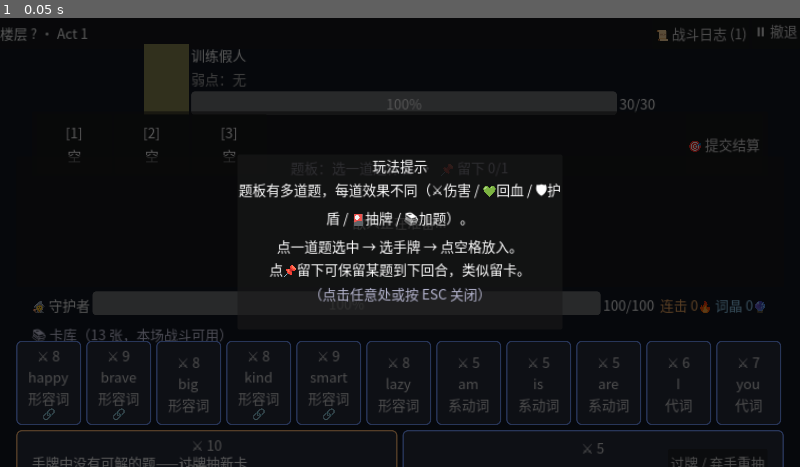
Above: before the commit, frame 1.
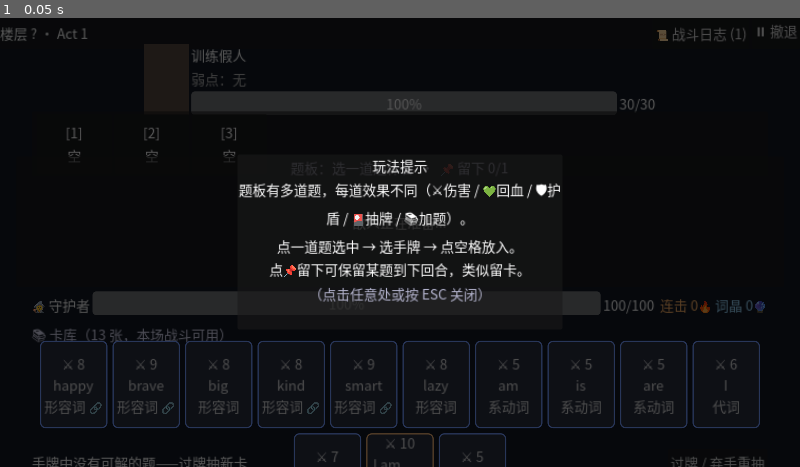
Above: after the commit, the same moment.

Repository: b31o8321/e-game
Game: Godot game, scene res://src/battle/battle_scene.tscn
Two runs of this game, one before a commit and one after it. Both use one fixed random seed, a clock stepped at 60 frames per second and the inputs below. This scene is started directly instead of the project's main scene.
Inputs:
- Up to frame 1 (0.05 s): no input

The runs differ from the first frame. In frame 1, 4.6% of the frame differs, in the area x 2-98%, y 26-100%.

Commit message:
feat(battle): immediate cast + particle flight + enemy awakening + card stacking
Phase A of UX overhaul addressing "做题→出牌不连贯":
- Card drop now triggers IMMEDIATE resolution (no batch submit step)
- English word lifts off the slot as glowing rune, flies to enemy (0.45s tween)
- Enemy portrait modulates from corrupted (dim purple) to white on hit, then back
- HandRow uses negative h_separation (-64) so cards overlap like Hearthstone
- Cards lift +14px / scale 1.06 / z_index 100 on hover, revealing covered content
- Submit button hidden (cards resolve on placement)

Closes user feedback: 做题和出牌结合 + 卡牌堆叠像真手牌 + 怪物因失去知识而"修复"的视觉叙事

Diff:
--- a/src/battle/battle_scene.gd
+++ b/src/battle/battle_scene.gd
@@ -230,6 +230,8 @@
 	_render_ap_row()
 	if _submit_button != null:
 		_submit_button.pressed.connect(_on_submit_pressed)
+		# 单卡即施法模式下，提交按钮隐藏：每次放卡就立刻结算
+		_submit_button.visible = false
 	if _filter_toggle_btn != null:
 		_filter_toggle_btn.pressed.connect(_on_filter_toggle_pressed)
 	_update_filter_toggle_ui()
@@ -452,6 +454,8 @@
 		var h: int = seed_str.hash() if seed_str != "" else 0
 		var hue: float = float(abs(h) % 360) / 360.0
 		_enemy_portrait.color = Color.from_hsv(hue, 0.4, 0.55)
+		# "侵蚀态" 默认调暗：唯有玩家答对才能短暂"觉醒"
+		_enemy_portrait.modulate = _ENEMY_PORTRAIT_CORRUPTED
 	# Try real portrait image when EnemyData.sprite_path is provided.
 	if _enemy_portrait_image != null:
 		_enemy_portrait_image.visible = false
@@ -462,6 +466,7 @@
 			if ptex != null:
 				_enemy_portrait_image.texture = ptex
 				_enemy_portrait_image.visible = true
+				_enemy_portrait_image.modulate = _ENEMY_PORTRAIT_CORRUPTED
 	if _weakness_label != null:
 		if enemy.weak_axes.is_empty():
 			_weakness_label.text = "弱点：无"
@@ -890,14 +895,80 @@
 		_set_status_hint("这题已失败 — 选其它题作答")
 		return
 	var ok: bool = _controller.add_to_ap_queue(card, challenge_idx, slot_index)
-	if ok:
-		_selected_card = null
-		_set_status_hint("")
-		_render_hand()
-		_render_board()
-		_render_ap_row()
-	else:
+	if not ok:
 		_set_status_hint("AP 队列已满 — 先 Submit 或撤回再放卡")
+		return
+	_selected_card = null
+	_set_status_hint("")
+	_render_ap_row()
+	# 立即施法：词汇飞向敌人 → 结算 → 反馈
+	await _cast_card_at_slot(card, challenge_idx, slot_index)
+	_controller.submit_all_ap()
+	_render_hand()
+	_render_board()
+	_render_ap_row()
+	_render_player_status()
+	_render_enemy()
+
+
+## 词卡上的英文文字粒子化飞向敌人，给"答题=施法"的连贯感。
+const _CAST_FLIGHT_DURATION: float = 0.45
+const _CAST_GLOW_COLOR: Color = Color(1.0, 0.86, 0.42, 1.0)
+
+func _cast_card_at_slot(card: Card, challenge_idx: int, slot_index: int) -> void:
+	if card == null:
+		return
+	# 起点：从槽位中心。如果取不到，就从手牌区中央起飞
+	var from_pos: Vector2 = Vector2.ZERO
+	if challenge_idx >= 0 and challenge_idx < _slot_nodes_by_challenge.size():
+		var slots_arr: Array = _slot_nodes_by_challenge[challenge_idx]
+		if slot_index >= 0 and slot_index < slots_arr.size():
+			var slot_panel: Control = slots_arr[slot_index]
+			if slot_panel and is_instance_valid(slot_panel):
+				from_pos = slot_panel.global_position + slot_panel.size * 0.5
+	if from_pos == Vector2.ZERO and _hand_row:
+		from_pos = _hand_row.global_position + _hand_row.size * 0.5
+	# 终点：敌人立绘中心
+	var to_pos: Vector2 = from_pos + Vector2(0, -120)
+	if _enemy_portrait and is_instance_valid(_enemy_portrait):
+		to_pos = _enemy_portrait.global_position + _enemy_portrait.size * 0.5
+	# 临时 Label 当"光符"
+	var lbl := Label.new()
+	lbl.text = card.text
+	lbl.add_theme_font_size_override("font_size", 28)
+	lbl.modulate = _CAST_GLOW_COLOR
+	lbl.z_index = 200
+	lbl.horizontal_alignment = HORIZONTAL_ALIGNMENT_CENTER
+	lbl.vertical_alignment = VERTICAL_ALIGNMENT_CENTER
+	lbl.custom_minimum_size = Vector2(120, 36)
+	lbl.position = from_pos - Vector2(60, 18)
+	# 挂到 fx 层（若无则挂场景根）
+	var holder: Node = _fx_layer if _fx_layer != null else self
+	holder.add_child(lbl)
+	# 飞行 tween（位置 + 缩放 + 末段淡出）
+	var tw := create_tween().set_parallel(true)
+	tw.tween_property(lbl, "position", to_pos - Vector2(60, 18), _CAST_FLIGHT_DURATION).set_trans(Tween.TRANS_CUBIC).set_ease(Tween.EASE_OUT)
+	tw.tween_property(lbl, "scale", Vector2(1.3, 1.3), _CAST_FLIGHT_DURATION * 0.5)
+	var fade_delay: float = _CAST_FLIGHT_DURATION * 0.7
+	tw.tween_property(lbl, "modulate:a", 0.0, _CAST_FLIGHT_DURATION - fade_delay).set_delay(fade_delay)
+	await tw.finished
+	if is_instance_valid(lbl):
+		lbl.queue_free()
+	_sfx("card_drop_success")
+
+
+## 答对时敌人立绘闪一下"觉醒态"
+func _animate_enemy_awaken() -> void:
+	if _enemy_portrait == null or not is_instance_valid(_enemy_portrait):
+		return
+	var orig: Color = _ENEMY_PORTRAIT_CORRUPTED
+	var tw := create_tween()
+	tw.tween_property(_enemy_portrait, "modulate", Color.WHITE, 0.15)
+	tw.tween_interval(0.25)
+	tw.tween_property(_enemy_portrait, "modulate", orig, 0.35)
+
+
+const _ENEMY_PORTRAIT_CORRUPTED: Color = Color(0.62, 0.52, 0.74, 1.0)
 
 
 func _on_slot_hovered(challenge_idx: int, slot_index: int) -> void:
@@ -1255,17 +1326,44 @@
 
 func _make_card_button(card: Card, srs: SRSSystem) -> Button:
 	var btn := Button.new()
-	# Smaller min so 5 cards always fit even on 1024×768; expand to share width.
-	btn.custom_minimum_size = Vector2(96, 120)
+	# 重叠堆叠模式：每张卡固定宽度，HandRow 负 separation 让卡互相覆盖。
+	btn.custom_minimum_size = Vector2(108, 140)
 	btn.text = _card_button_text(card, srs)
 	btn.tooltip_text = _card_tooltip(card, srs)
 	btn.clip_text = false
 	btn.autowrap_mode = TextServer.AUTOWRAP_WORD_SMART
-	btn.size_flags_horizontal = Control.SIZE_EXPAND_FILL
-	btn.size_flags_vertical = Control.SIZE_EXPAND_FILL
+	# 固定 SHRINK_BEGIN，避免被 container 撑开造成 negative separation 失效
+	btn.size_flags_horizontal = Control.SIZE_SHRINK_BEGIN
+	btn.size_flags_vertical = Control.SIZE_SHRINK_BEGIN
 	_apply_card_button_style(btn, card, false, false)
 	btn.pressed.connect(_on_card_button_pressed.bind(card, btn))
+	# Hover：抬起 + 高 z_index 让卡盖到右侧邻居上方，露出完整内容
+	btn.mouse_entered.connect(_on_card_hover_enter.bind(btn))
+	btn.mouse_exited.connect(_on_card_hover_exit.bind(btn))
+	btn.set_meta("base_position_y", 0.0)
 	return btn
+
+
+const _CARD_HOVER_LIFT: float = 14.0
+const _CARD_HOVER_SCALE: Vector2 = Vector2(1.06, 1.06)
+
+
+func _on_card_hover_enter(btn: Button) -> void:
+	if btn == null or not is_instance_valid(btn):
+		return
+	btn.z_index = 100
+	var tw := create_tween().set_parallel(true)
+	tw.tween_property(btn, "position:y", btn.position.y - _CARD_HOVER_LIFT, 0.08)
+	tw.tween_property(btn, "scale", _CARD_HOVER_SCALE, 0.08)
+
+
+func _on_card_hover_exit(btn: Button) -> void:
+	if btn == null or not is_instance_valid(btn):
+		return
+	btn.z_index = 0
+	var tw := create_tween().set_parallel(true)
+	tw.tween_property(btn, "position:y", btn.position.y + _CARD_HOVER_LIFT, 0.08)
+	tw.tween_property(btn, "scale", Vector2.ONE, 0.08)
 
 
 func _card_button_text(card: Card, srs: SRSSystem) -> String:
@@ -1518,6 +1616,8 @@
 	_update_combo_label()
 	_animate_enemy_shake()
 	_animate_combo_glow()
+	# 觉醒闪光：怪物被"知识"短暂修复
+	_animate_enemy_awaken()
 	var label_parts: Array[String] = ["%d 伤害" % amount]
 	if crit:
 		label_parts.append("暴击!")
--- a/src/battle/battle_scene.tscn
+++ b/src/battle/battle_scene.tscn
@@ -261,7 +261,9 @@
 offset_bottom = 0.0
 size_flags_horizontal = 3
 alignment = 1
-clip_contents = true
+clip_contents = false
+theme_override_constants/h_separation = -64
+theme_override_constants/v_separation = 8
 
 ; ─── BottomBar (action buttons / status hint) ─────────────
 [node name="ActionRow" type="HBoxContainer" parent="."]
